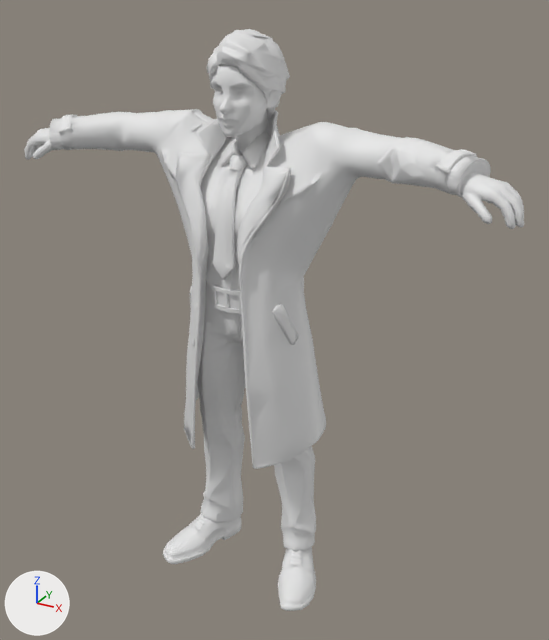
The Blender file ASSETS/MODELS/fit/COAT_FIT_FEMALE_T.blend as it was, and as the next commit left it.
Rendered twice from a camera (50 mm lens) standing at (0.618, -1.02, 1.04) and looking at (0.033, 0.044, 0.508). The axes (+X, +Y, +Z) are drawn at lower left. The lights are the same throughout. The first picture is the older version.

The scene before the commit, as lines of its bpy script (objects in view):
```python
me_outfit_coat_002 = bpy.data.meshes.new('Outfit_Coat.002')
me_outfit_coat_002.from_pydata(...)  # 2620 vertices, 4999 faces; spans x -0.376..0.379, y -0.084..0.126, z 0.284..0.86
me_outfit_coat_002.polygons.foreach_set('use_smooth', [True] * 4999)
me_outfit_shoes_001 = bpy.data.meshes.new('Outfit_Shoes.001')
me_outfit_shoes_001.from_pydata(...)  # 2366 vertices, 1980 faces; spans x -0.16..0.159, y -0.091..0.084, z 0.0..0.065
me_outfit_tie_001 = bpy.data.meshes.new('Outfit_Tie.001')
me_outfit_tie_001.from_pydata(...)  # 526 vertices, 492 faces; spans x -0.021..0.02, y -0.066..0.0, z 0.612..0.799
ob_outfit_coat_001 = bpy.data.objects.new('Outfit_Coat.001', me_outfit_coat_002)
ob_outfit_coat_001.location = (0.0, 0.0, 0.0)
ob_outfit_shoes = bpy.data.objects.new('Outfit_Shoes', me_outfit_shoes_001)
ob_outfit_shoes.location = (0.0, 0.0, 0.0)
ob_outfit_tie = bpy.data.objects.new('Outfit_Tie', me_outfit_tie_001)
ob_outfit_tie.location = (0.0, 0.0, 0.0)
# also in view: 'Outfit_Shirt' at (0.001, 0.016, 0.713); 'Body_Head' at (0.0, -0.006, 0.866); 'Outfit_Trousers' at (0.0, 0.021, 0.322); 'Body_Hair' at (-0.001, 0.021, 0.913); 'Body_Hands' at (0.001, -0.017, 0.785)
```
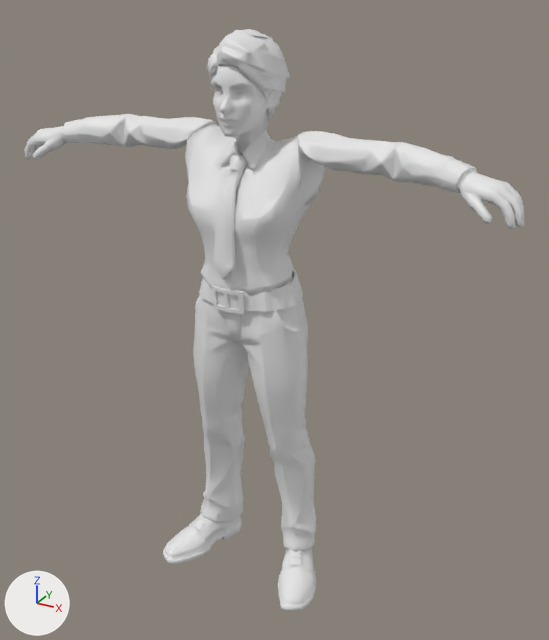
Pixel boxes [x1, y1, x2, y2] of what changed, in the pictures (549 x 640 px):
'Outfit_Coat.001', hidden: before [49, 109, 491, 469]
'Outfit_Shirt', unchanged, uncovered by the edit: before [71, 112, 442, 291]; after [63, 114, 477, 296]
'Outfit_Belt', unchanged, uncovered by the edit: before [206, 282, 239, 309]; after [199, 269, 303, 312]

Edits to the bpy script that builds the scene:
```text
Change ob_outfit_coat_001:
    add ob_outfit_coat_001.hide_render = True
```
